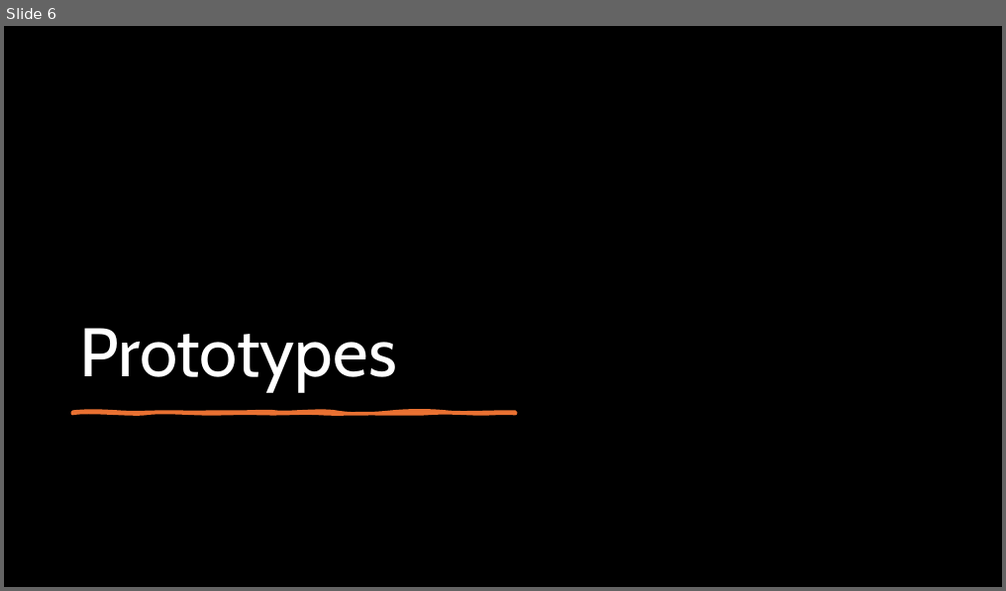
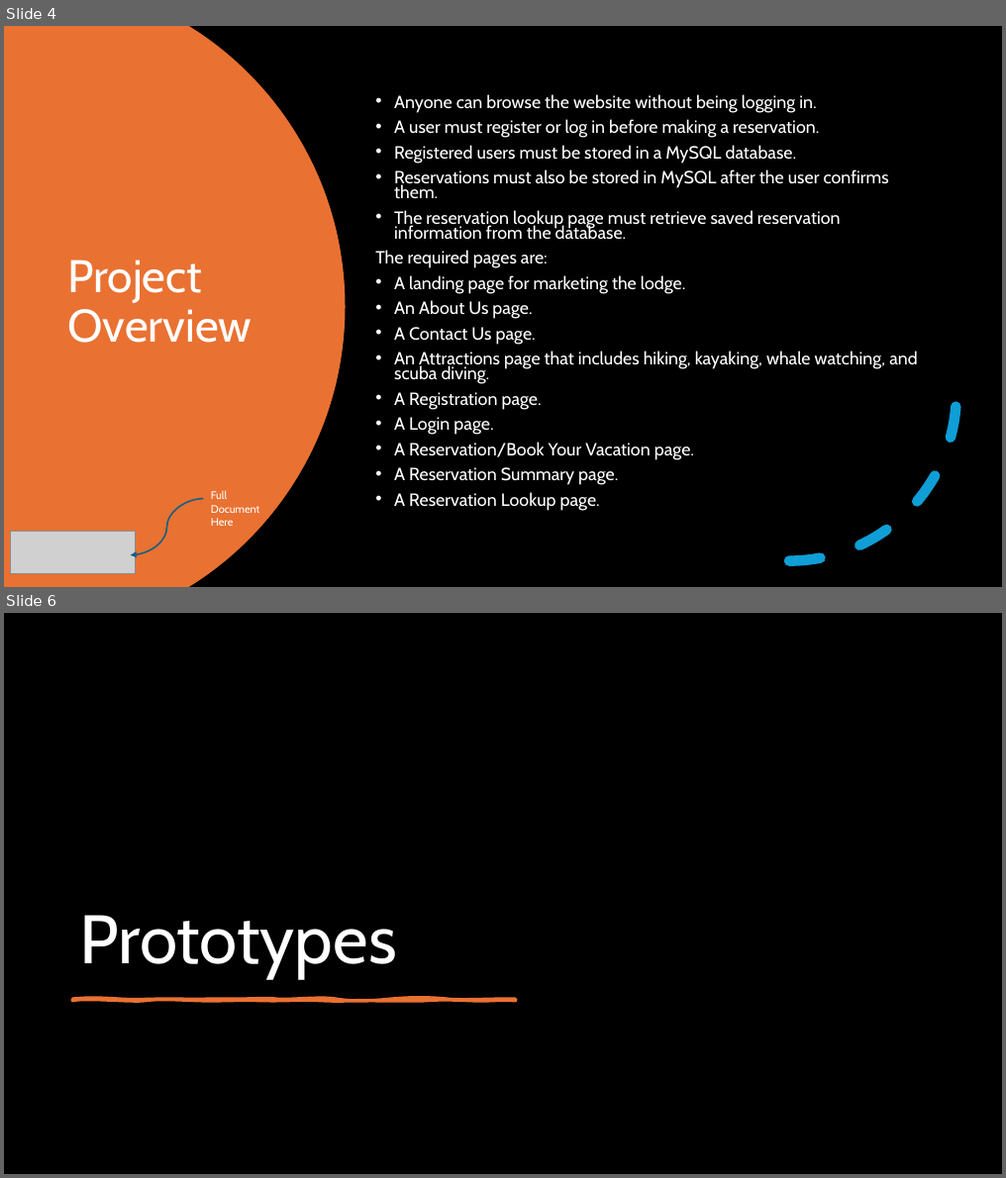
Before and after one commit to falkreon/MoffatBay, a slide deck: presentation/Moffat-Bay-Lodge.pptx. Shown one above the other, each under a label of ours: slide 6 before the commit, slides 4 and 6 after it; the slides between them are not shown. The pictures are 1006x591 and 1006x1178 pixels, drawn with LibreOffice and Linux fonts; fonts in the diff are those of the drawing; grey boxes stand for pictures. Boxes give left, top, right and bottom in pixels: in the first picture for what was removed or moved away, otherwise in the second. Text is boxed around its words. In the diff, an @@ line names an element or a change of style, - is before the commit and + after.

```diff
--- a/presentation/Moffat-Bay-Lodge.pptx
+++ b/presentation/Moffat-Bay-Lodge.pptx
@@ slide 4 added at box(4, 26, 1002, 587), background #000000 @@
@@ freeform shape added at box(4, 26, 346, 587), fill #E97132 @@
@@ text added at box(375, 94, 917, 511), 17 pt, text #FFFFFF @@
+• Anyone can browse the website without being logging in.
+• A user must register or log in before making a reservation.
+• Registered users must be stored in a MySQL database.
+• Reservations must also be stored in MySQL after the user confirms them.
+• The reservation lookup page must retrieve saved reservation information from the database.
+The required pages are:
+• A landing page for marketing the lodge.
+• An About Us page.
+• A Contact Us page.
+• An Attractions page that includes hiking, kayaking, whale watching, and scuba diving.
+• A Registration page.
+• A Login page.
+• A Reservation/Book Your Vacation page.
+• A Reservation Summary page.
+• A Reservation Lookup page.
@@ arc (boxed as its full ellipse) added at box(623, 227, 957, 562), outline #0F9ED5 10 pt dashed @@
@@ title added at box(67, 260, 252, 343), 44 pt, text #FFFFFF @@
+Project Overview
@@ curved arrow added from (203, 499) to (131, 556), #156082 1.5 pt @@
@@ text added at box(211, 491, 260, 526), 10.5 pt, text #FFFFFF @@
+Full Document Here
@@ picture added at box(10, 532, 135, 574) @@
```
Also in this commit, not shown: 2 slides changed, 7 other slides added, 2 slides removed.
